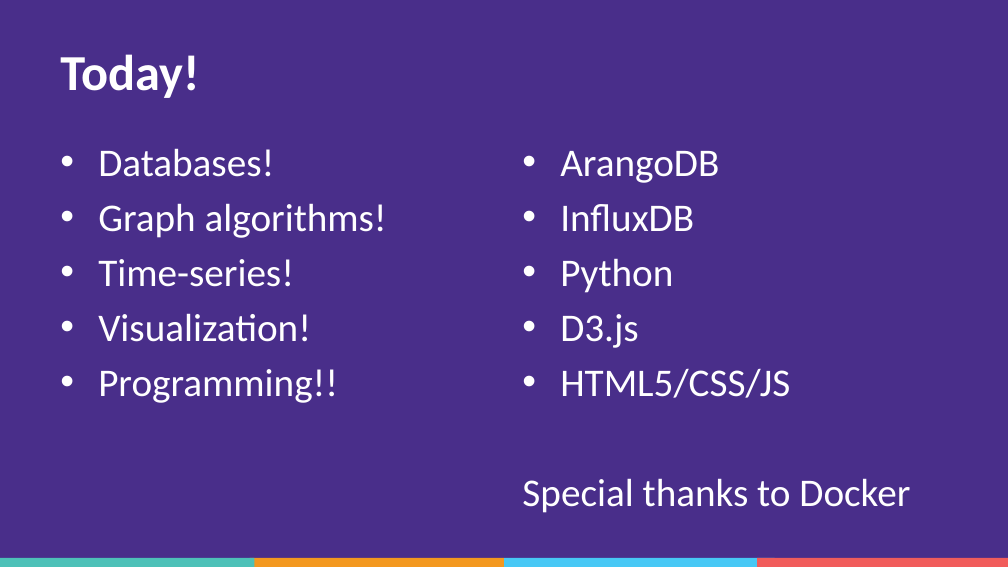
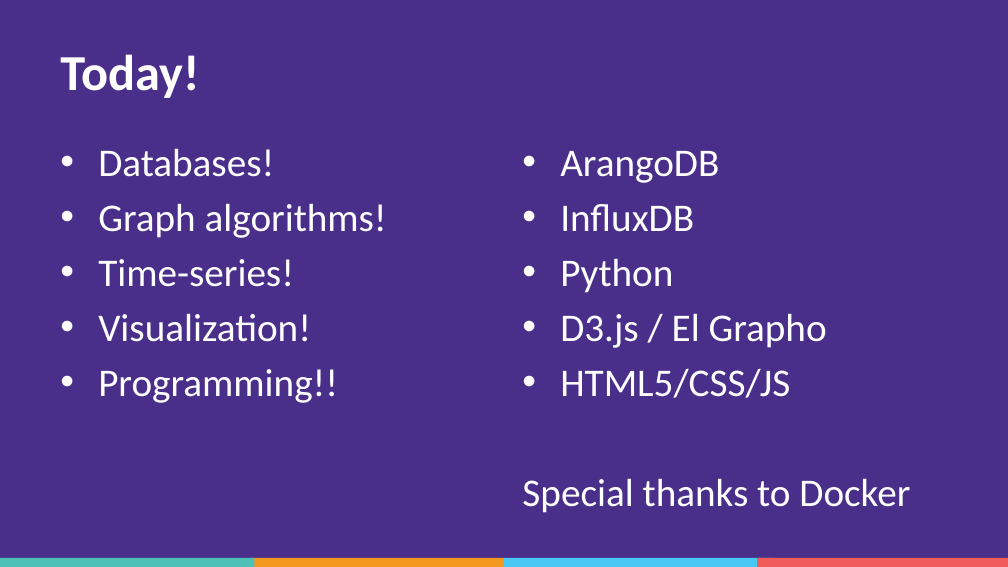
Before and after one commit to cisco-ie/embrace-graph-database, a slide deck: slide 5 of Embrace the Graph Database.pptx. Drawn at 1008x567 pixels with LibreOffice and Linux fonts; fonts in the diff are those of the drawing; background and template pictures are left out. Boxes give left, top, right and bottom in pixels: in the first picture for what was removed or moved away, otherwise in the second. Text is boxed around its words. In the diff, an @@ line names an element or a change of style, - is before the commit and + after.

```diff
--- a/Embrace the Graph Database.pptx
+++ b/Embrace the Graph Database.pptx
@@ text at <box>560,313,827,348</box>: text changed @@
-• D3.js
+• D3.js / El Grapho
```
Also in this commit, not shown: 2 other slides changed, 5 other files.
